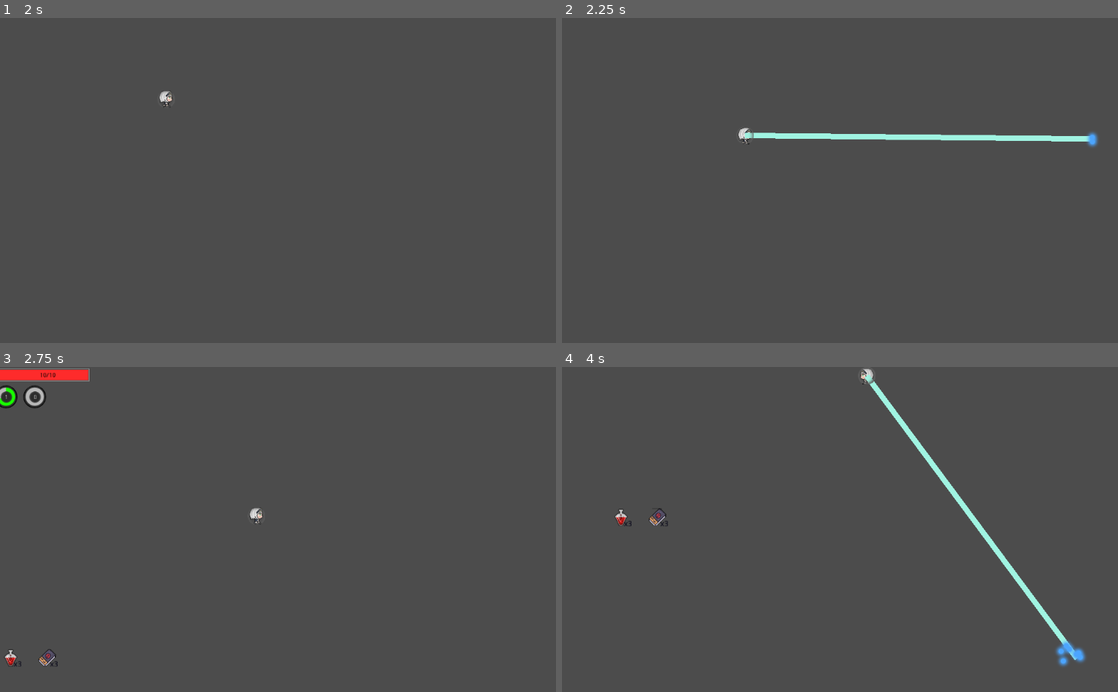
Above: before the commit, frames 1-4 (two rows, left to right).
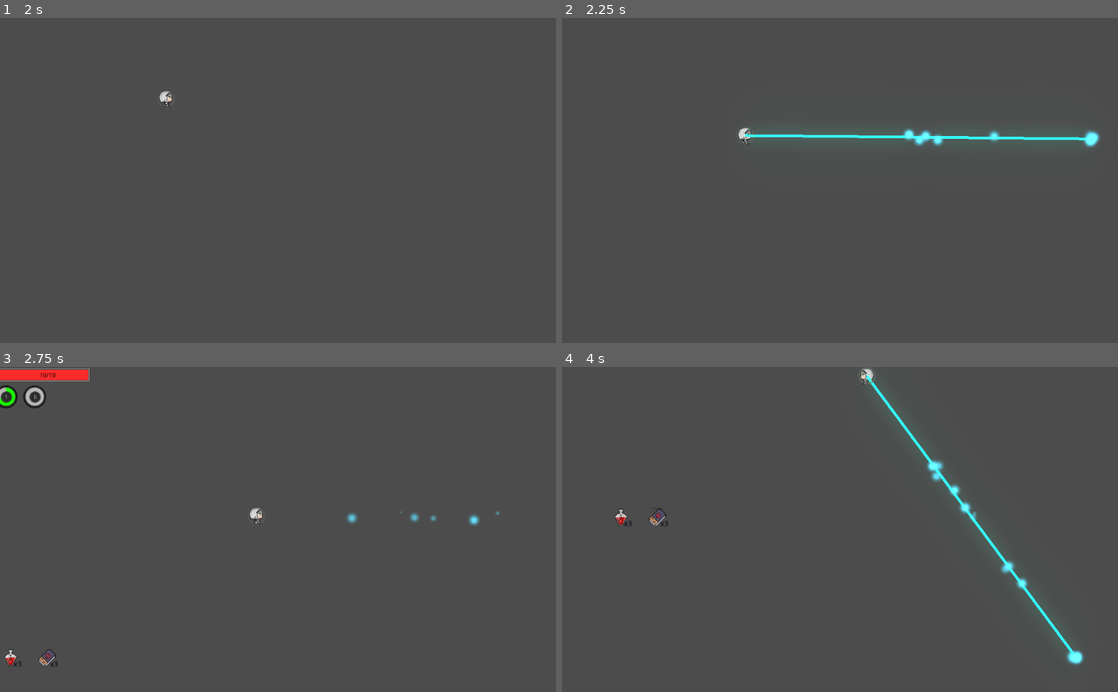
Above: after the commit, the same moments.

Repository: inazumaron/holo_world
Game: Godot game, scene res://player/132_Noel.tscn
Same seed, same stepped clock (60 frames per second), same inputs: the game is played once before the commit and once after it. This scene is started directly instead of the project's main scene.
Inputs (mouse positions are in pixels of both pictures, inside the frame that each line leads up to):
- Up to frame 1 (2 s): tap Enter (ui_accept) at 0.5, 0.77, 1.25, 1.52 s; move the mouse to (400, 164) at 0.52 s; press the mouse at (400, 164) at 0.53 s; hold Right (ui_right) 0.53-1.28 s; move the mouse to (166, 196) at 1.27 s; release the mouse at (166, 196) at 1.28 s; hold Down (ui_down) from 1.28 s (still down); right-click (166, 196) at 1.35 s
- Up to frame 2 (2.25 s): move the mouse to (895, 109) at 2.02 s; release Down (ui_down) at 2.03 s; press the mouse at (895, 109) at 2.03 s; hold Right (ui_right) from 2.03 s (still down)
- Up to frame 3 (2.75 s): keep holding Right (ui_right)
- Up to frame 4 (4 s): move the mouse to (812, 594) at 2.77 s; release Right (ui_right) at 2.78 s; release the mouse at (812, 594) at 2.78 s; hold Up (ui_up) 2.78-3.53 s; right-click (812, 594) at 2.85 s; tap Enter (ui_accept) at 3.02, 3.77 s; move the mouse to (1006, 578) at 3.52 s; press the mouse at (1006, 578) at 3.53 s; hold Left (ui_left) from 3.53 s (still down)

Frame 1 is identical in both runs. In frame 2, 1.3% of the frame differs, in the area x 32-97%, y 33-40%; in frame 3, 0.2%; in frame 4, 1.6%, in the area x 54-95%, y 2-93%.

Commit message:
laser effects improved

Diff:
--- a/weapons/r_laser.tscn
+++ b/weapons/r_laser.tscn
@@ -6,11 +6,32 @@
 [sub_resource type="RectangleShape2D" id=1]
 extents = Vector2( 22.8012, 159.08 )
 
-[sub_resource type="Environment" id=2]
-background_mode = 4
-glow_enabled = true
-glow_blend_mode = 0
-glow_bicubic_upscale = true
+[sub_resource type="Gradient" id=4]
+colors = PoolColorArray( 1, 1, 1, 1, 1, 1, 1, 0 )
+
+[sub_resource type="GradientTexture" id=5]
+gradient = SubResource( 4 )
+
+[sub_resource type="Curve" id=6]
+_data = [ Vector2( 0, 1 ), 0.0, 0.0, 0, 0, Vector2( 0.5, 1 ), 0.0, 0.0, 0, 0, Vector2( 1, 0 ), 0.0, 0.0, 0, 0 ]
+
+[sub_resource type="CurveTexture" id=7]
+curve = SubResource( 6 )
+
+[sub_resource type="ParticlesMaterial" id=9]
+emission_shape = 2
+emission_box_extents = Vector3( 5, 5, 1 )
+flag_disable_z = true
+direction = Vector3( -1, 0, 0 )
+spread = 60.0
+gravity = Vector3( 0, 0, 0 )
+initial_velocity = 120.0
+initial_velocity_random = 0.2
+orbit_velocity = 0.0
+orbit_velocity_random = 0.0
+scale_curve = SubResource( 7 )
+color = Color( 1.5, 2, 1.5, 1 )
+color_ramp = SubResource( 5 )
 
 [sub_resource type="ParticlesMaterial" id=3]
 emission_shape = 2
@@ -19,10 +40,23 @@
 direction = Vector3( -1, 0, 0 )
 spread = 60.0
 gravity = Vector3( 0, 0, 0 )
-initial_velocity = 75.0
+initial_velocity = 50.0
 initial_velocity_random = 0.2
 orbit_velocity = 0.0
 orbit_velocity_random = 0.0
+scale_curve = SubResource( 7 )
+color = Color( 1.5, 2, 1.5, 1 )
+color_ramp = SubResource( 5 )
+
+[sub_resource type="Environment" id=8]
+background_mode = 4
+ambient_light_color = Color( 0.631373, 0.870588, 0.843137, 1 )
+ambient_light_energy = 1.22
+glow_enabled = true
+glow_intensity = 0.5
+glow_strength = 0.75
+glow_bicubic_upscale = true
+adjustment_enabled = true
 
 [node name="RayCast2D" type="RayCast2D"]
 cast_to = Vector2( 1000, 0 )
@@ -30,7 +64,7 @@
 
 [node name="Line2D" type="Line2D" parent="."]
 points = PoolVector2Array( 0, 0, 100, 0 )
-default_color = Color( 0.631373, 0.960784, 0.890196, 1 )
+default_color = Color( 0.2, 2, 1.5, 1 )
 
 [node name="Tween" type="Tween" parent="."]
 
@@ -40,11 +74,20 @@
 position = Vector2( 668.319, 0.207764 )
 shape = SubResource( 1 )
 
-[node name="WorldEnvironment" type="WorldEnvironment" parent="."]
-environment = SubResource( 2 )
-
 [node name="TargetParticle" type="Particles2D" parent="."]
 scale = Vector2( 0.5, 0.5 )
 emitting = false
+lifetime = 0.3
+process_material = SubResource( 9 )
+texture = ExtResource( 2 )
+
+[node name="BeamParticle" type="Particles2D" parent="."]
+scale = Vector2( 0.5, 0.5 )
+emitting = false
+amount = 12
+lifetime = 0.5
 process_material = SubResource( 3 )
 texture = ExtResource( 2 )
+
+[node name="WorldEnvironment" type="WorldEnvironment" parent="."]
+environment = SubResource( 8 )
--- a/weapons/w_laser.gd
+++ b/weapons/w_laser.gd
@@ -68,6 +68,8 @@
 		$TargetParticle.position = cast_point
 
 	$Line2D.points[1] = cast_point
+	$BeamParticle.position = cast_point * 0.5
+	$BeamParticle.process_material.emission_box_extents.x = cast_point.length() * 0.5
 
 func set_is_casting(cast: bool) -> void:
 	is_casting = cast
@@ -81,12 +83,14 @@
 
 func appear() -> void:
 	$Tween.stop_all()
-	$Tween.interpolate_property($Line2D, "width",0, 10.0, 0.2)
+	$Tween.interpolate_property($Line2D, "width",0, 5.0, 0.2)
 	$Tween.start()
 	$TargetParticle.emitting = true
+	$BeamParticle.emitting = true
 
 func disappear() -> void:
 	$Tween.stop_all()
-	$Tween.interpolate_property($Line2D, "width", 10.0, 0, 0.2)
+	$Tween.interpolate_property($Line2D, "width", 5.0, 0, 0.2)
 	$Tween.start()
 	$TargetParticle.emitting = false
+	$BeamParticle.emitting = false
Not shown: 1 places in weapons/r_laser.tscn that only renumber resources
